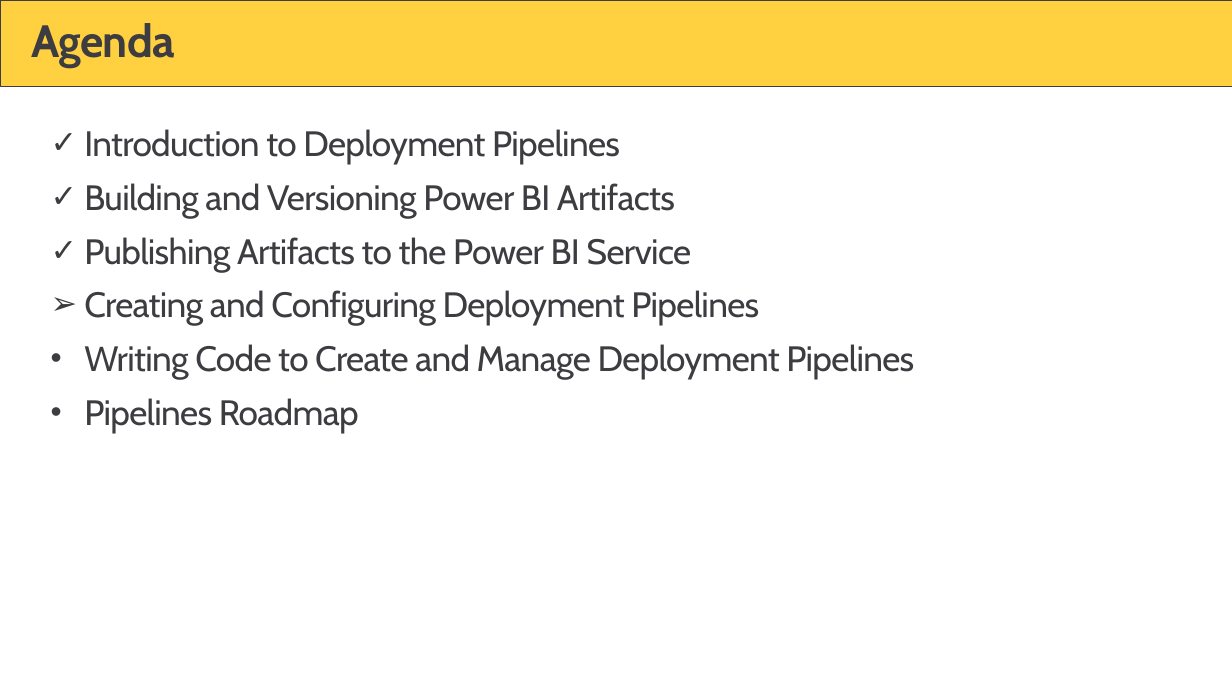
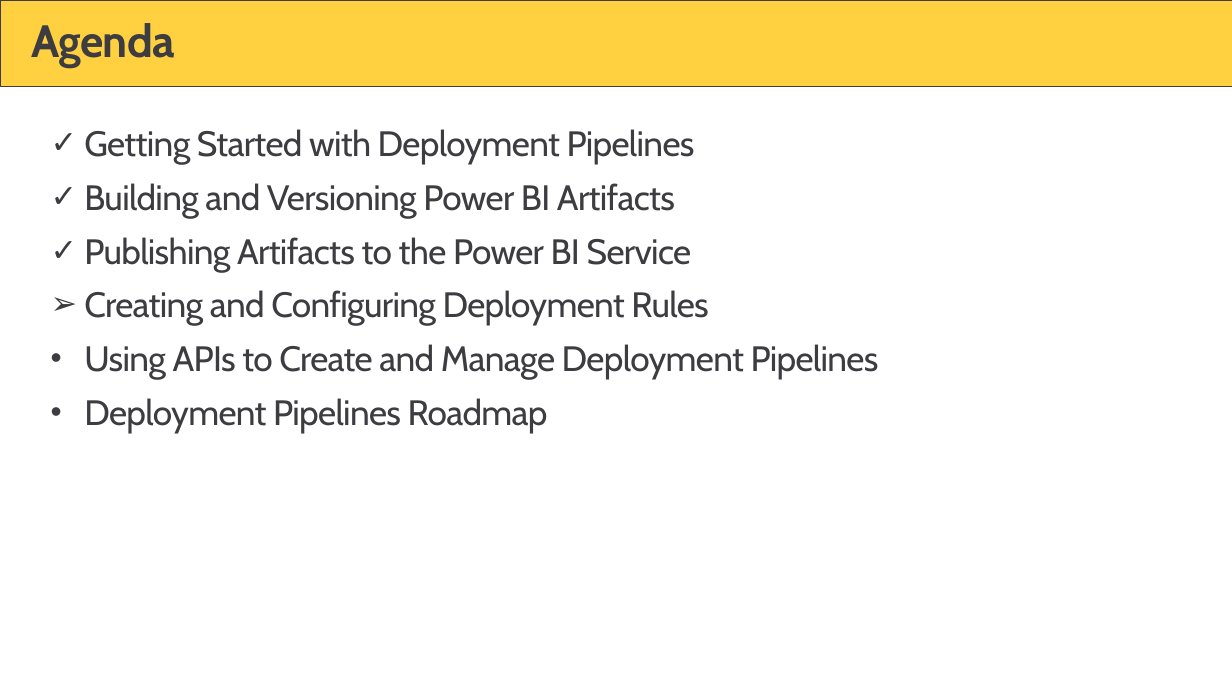
Before and after one commit to PowerBiDevCamp/Camp-Sessions, a slide deck: slide 33 of Session 15 - ALM in Power BI with Deployment Pipelines.pptx (slide 27 before the commit). Drawn at 1232x693 pixels with LibreOffice and Linux fonts; fonts in the diff are those of the drawing; background and template pictures are left out. Boxes give left, top, right and bottom in pixels: in the first picture for what was removed or moved away, otherwise in the second. Text is boxed around its words. In the diff, an @@ line names an element or a change of style, - is before the commit and + after.

```diff
--- a/Session 15 - ALM in Power BI with Deployment Pipelines.pptx
+++ b/Session 15 - ALM in Power BI with Deployment Pipelines.pptx
@@ text at (x1=84, y1=129, x2=695, y2=165): text changed @@
-✓ Introduction to Deployment Pipelines
+✓ Getting Started with Deployment Pipelines
@@ text at (x1=84, y1=290, x2=879, y2=433): text changed @@
-➢ Creating and Configuring Deployment Pipelines
-• Writing Code to Create and Manage Deployment Pipelines
-• Pipelines Roadmap
+➢ Creating and Configuring Deployment Rules
+• Using APIs to Create and Manage Deployment Pipelines
+• Deployment Pipelines Roadmap
```
Also in this commit, not shown: 23 other slides changed, 15 slides added, 12 slides removed.
